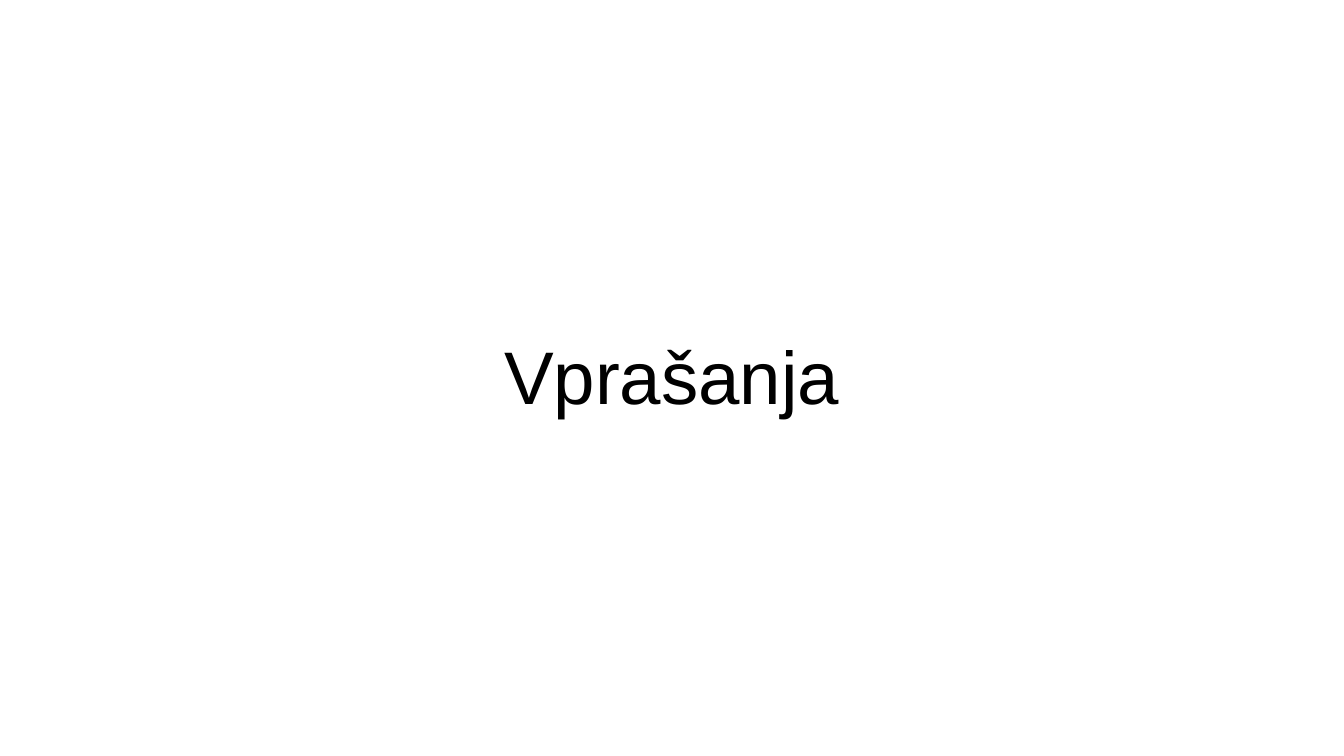
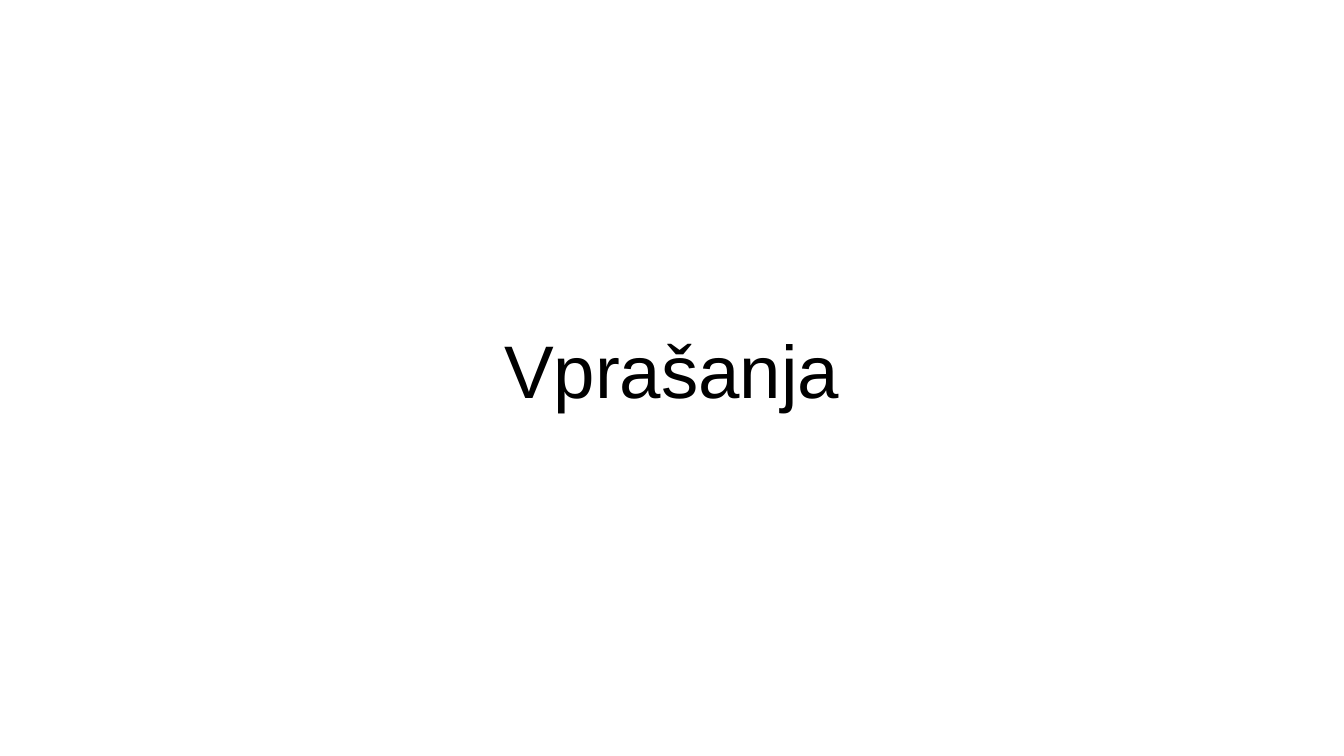
Before and after one commit to adimineman/raziskovalna, a slide deck: slide 13 of predstavitev.odp (slide 11 before the commit). Drawn at 1344x756 pixels with LibreOffice and Linux fonts; fonts in the diff are those of the drawing. Boxes give left, top, right and bottom in pixels: in the first picture for what was removed or moved away, otherwise in the second. Text is boxed around its words. In the diff, an @@ line names an element or a change of style, - is before the commit and + after.

```diff
--- a/predstavitev.odp
+++ b/predstavitev.odp
@@ title "Vprašanja" moved from (x1=504, y1=349, x2=839, y2=418) to (x1=504, y1=343, x2=839, y2=412) @@
```
Also in this commit, not shown: 5 other slides changed, 4 slides added, 2 slides removed, 1 other file.
